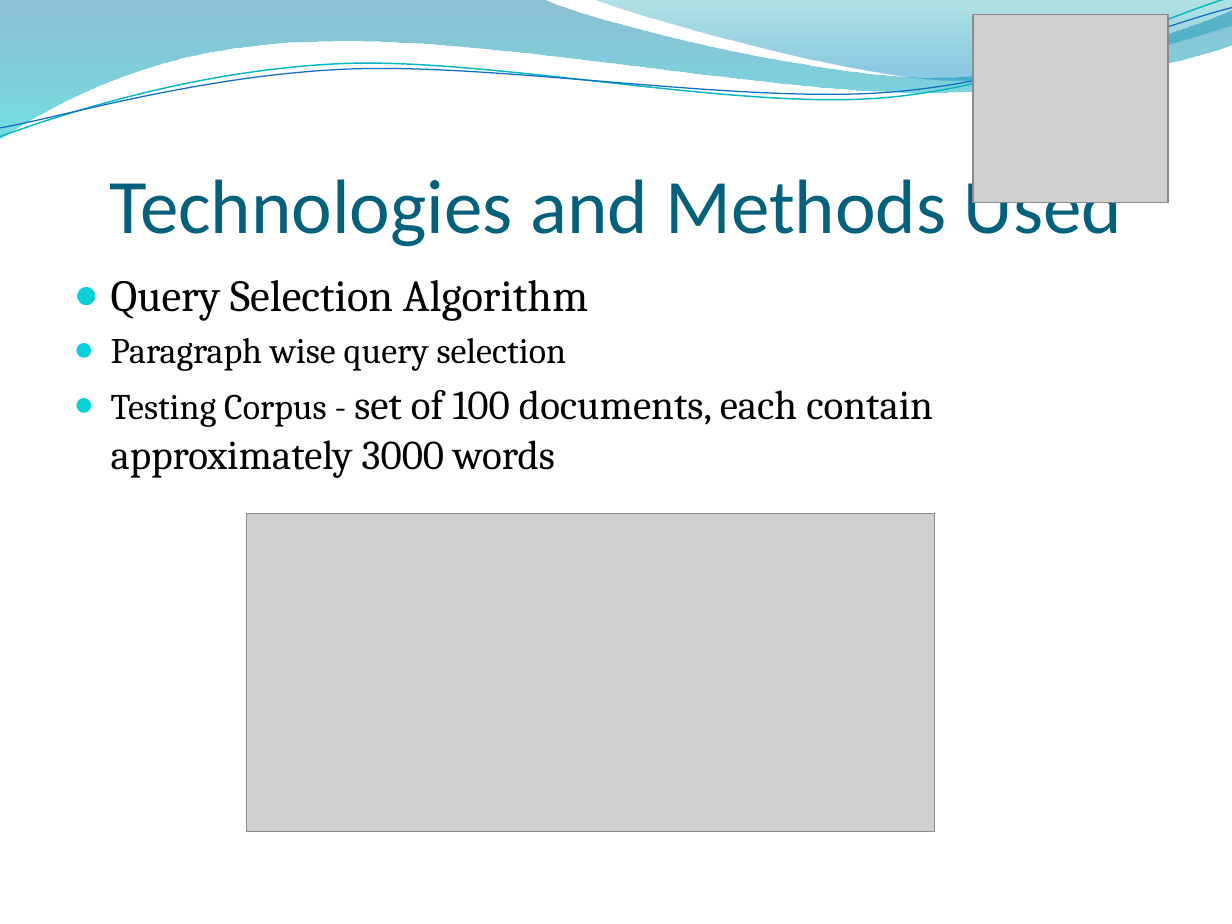
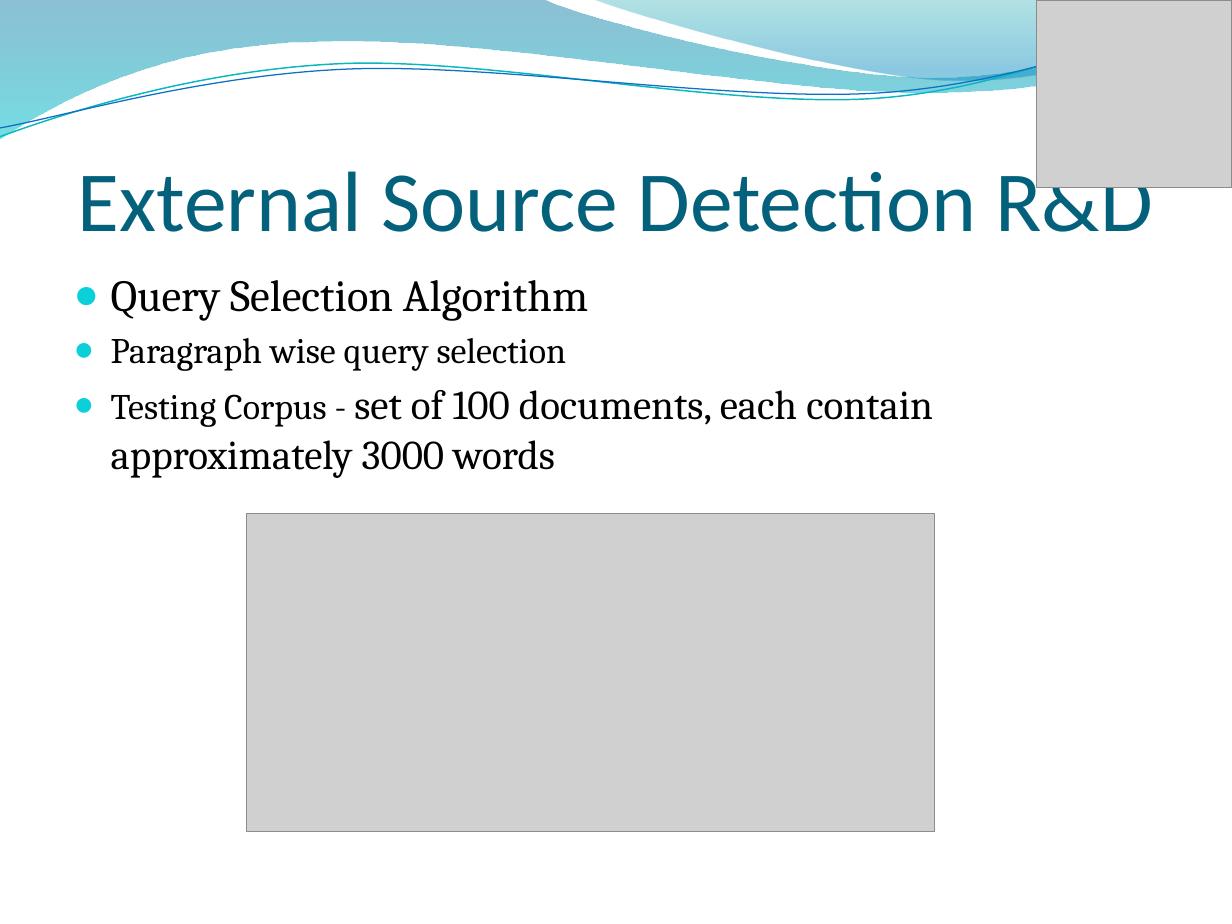
Before and after one commit to RizwanSaeedi/project-plagiabust, a slide deck: slide 13 of project docs/Final Presentation.pptx (slide 12 before the commit). Drawn at 1232x924 pixels with LibreOffice and Linux fonts; fonts in the diff are those of the drawing; grey boxes stand for pictures; background and template pictures are left out. Boxes give left, top, right and bottom in pixels: in the first picture for what was removed or moved away, otherwise in the second. Text is boxed around its words. In the diff, an @@ line names an element or a change of style, - is before the commit and + after.

```diff
--- a/project docs/Final Presentation.pptx
+++ b/project docs/Final Presentation.pptx
@@ picture: place and size @@
-picture at bbox=[973, 15, 1168, 202]
+picture at bbox=[1037, 0, 1232, 187]
@@ title at bbox=[78, 160, 1153, 232]: text changed; size 45 to 50 pt @@
-Technologies and Methods Used
+External Source Detection R&D
```
Also in this commit, not shown: 17 other slides changed, 8 slides added, 1 slide removed.
